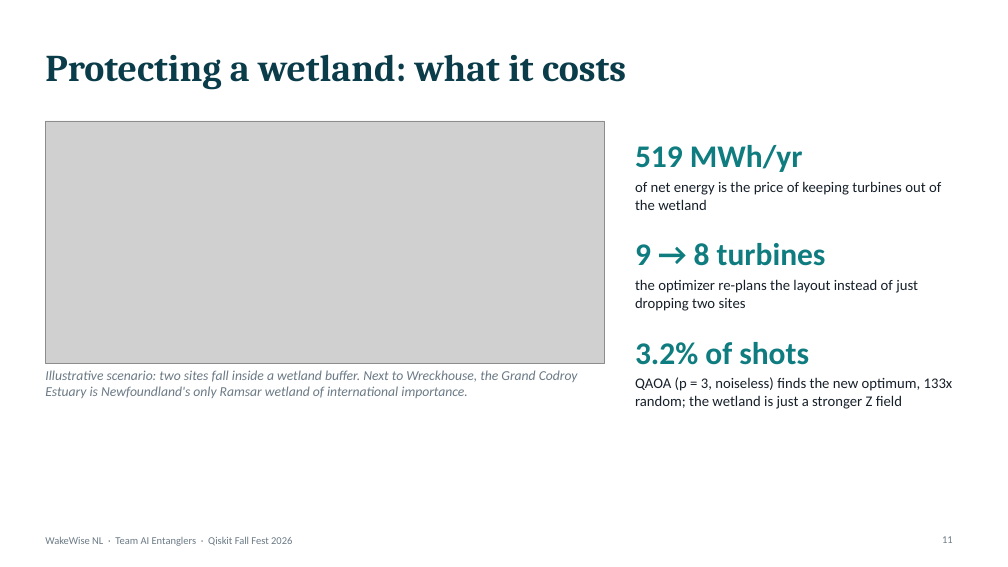
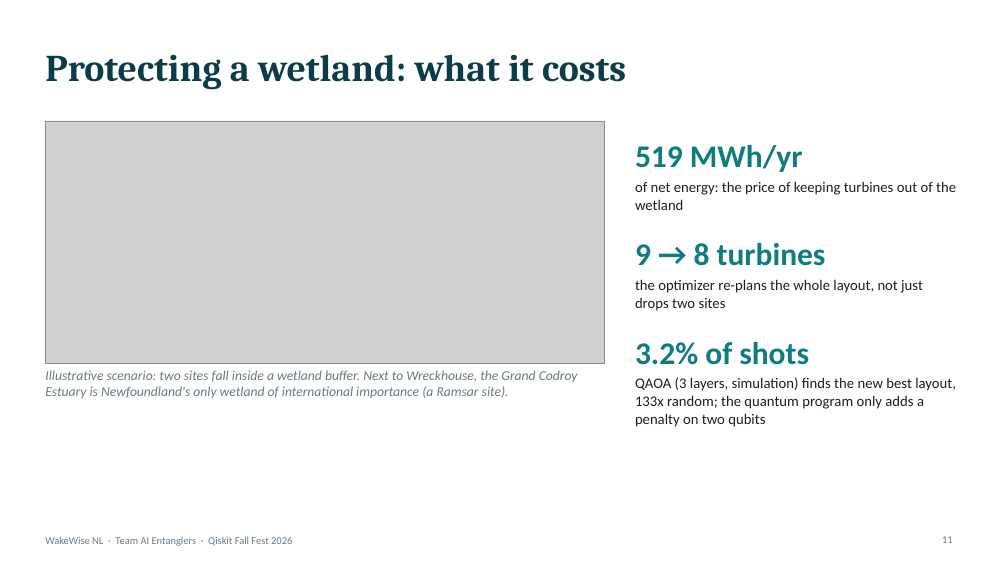
Before and after one commit to mrw-soumik/Qiskit-AI-Entanglers-, a slide deck: slide 11 of slides/WakeWise_NL_AI_Entanglers.pptx. Drawn at 1008x567 pixels with LibreOffice and Linux fonts; fonts in the diff are those of the drawing; grey boxes stand for pictures. Boxes give left, top, right and bottom in pixels: in the first picture for what was removed or moved away, otherwise in the second. Text is boxed around its words. In the diff, an @@ line names an element or a change of style, - is before the commit and + after.

```diff
--- a/slides/WakeWise_NL_AI_Entanglers.pptx
+++ b/slides/WakeWise_NL_AI_Entanglers.pptx
@@ text at bbox=[635, 181, 956, 210]: text changed @@
-of net energy is the price of keeping turbines out of the wetland
+of net energy: the price of keeping turbines out of the wetland
@@ text at bbox=[635, 279, 923, 311]: text changed @@
-the optimizer re-plans the layout instead of just dropping two sites
+the optimizer re-plans the whole layout, not just drops two sites
@@ text at bbox=[45, 370, 578, 398]: text changed @@
-Illustrative scenario: two sites fall inside a wetland buffer. Next to Wreckhouse, the Grand Codroy Estuary is Newfoundland's only Ramsar wetland of international importance.
+Illustrative scenario: two sites fall inside a wetland buffer. Next to Wreckhouse, the Grand Codroy Estuary is Newfoundland's only wetland of international importance (a Ramsar site).
@@ text at bbox=[635, 377, 956, 427]: text changed @@
-QAOA (p = 3, noiseless) finds the new optimum, 133x random; the wetland is just a stronger Z field
+QAOA (3 layers, simulation) finds the new best layout, 133x random; the quantum program only adds a penalty on two qubits
```
Also in this commit, not shown: 15 other slides changed, 2 other files.
